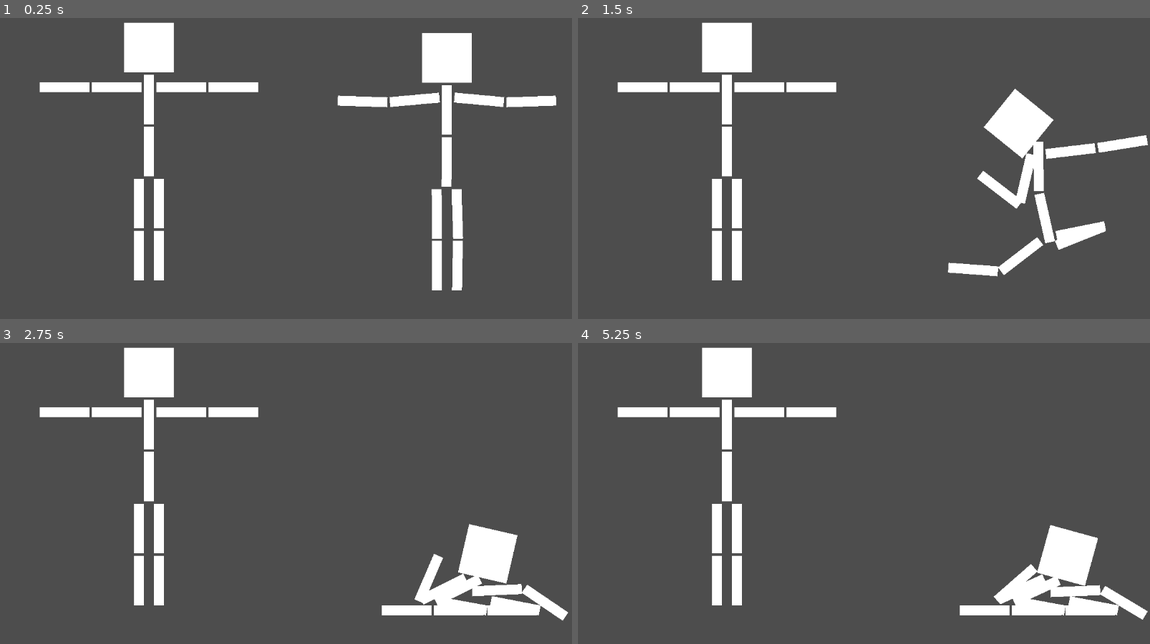
Above: before the commit, frames 1-4 (two rows, left to right).
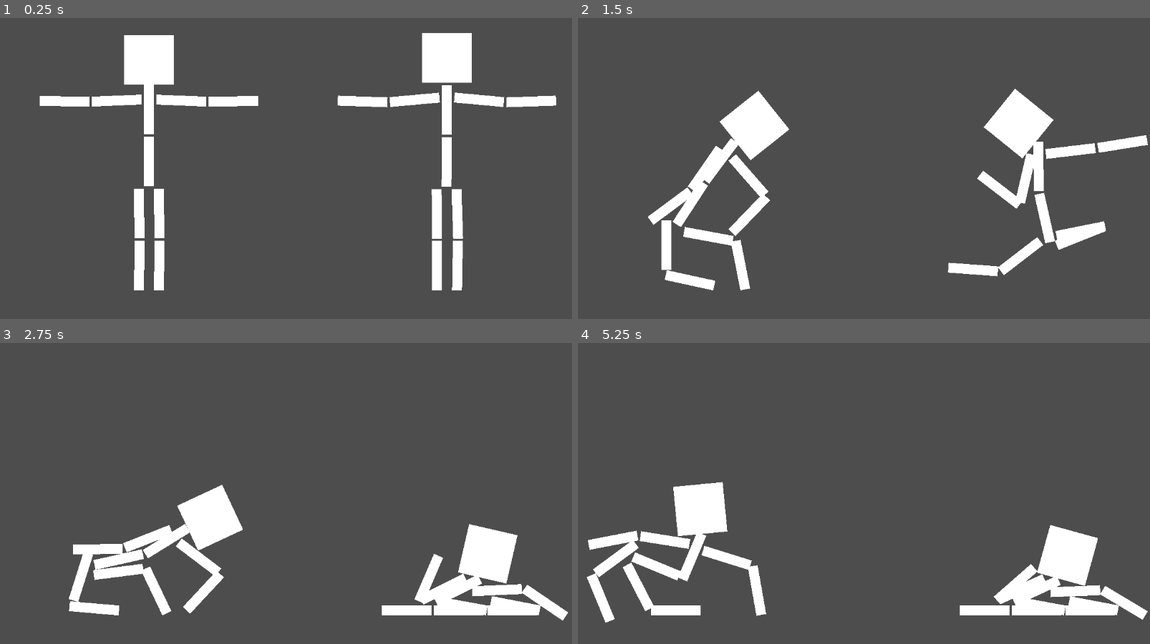
Above: after the commit, the same moments.

Repository: StrikeForceZero/godot-PhysicalBone2D-Workaround
Game: Godot game, scene res://main_scene.tscn
Two runs of this game, one before a commit and one after it. Both use one fixed random seed, a clock stepped at 60 frames per second and the inputs below.
Inputs:
- Up to frame 1 (0.25 s): no input
- Up to frame 2 (1.5 s): no input
- Up to frame 3 (2.75 s): no input
- Up to frame 4 (5.25 s): no input

The runs differ from the first frame. In frame 1, 3.4% of the frame differs, in the area x 6-46%, y 1-91%; in frame 2, 7.8%; in frame 3, 8.0%; in frame 4, 8.2%, in the area x 1-46%, y 1-93%.

Commit message:
workaround example

Diff:
--- a/PhysicalBone2D.tscn
+++ b/PhysicalBone2D.tscn
@@ -1,28 +1,45 @@
-[gd_scene load_steps=3 format=3 uid="uid://gf6erk62auy1"]
+[gd_scene load_steps=8 format=3 uid="uid://gf6erk62auy1"]
 
 [sub_resource type="SkeletonModification2DPhysicalBones" id="SkeletonModification2DPhysicalBones_lxs2s"]
-physical_bone_chain_length = 1
+physical_bone_chain_length = 11
 fetch_bones = null
-joint_0_nodepath = NodePath("PhysicalBone2D")
+joint_0_nodepath = NodePath("PB_Hip")
+joint_1_nodepath = NodePath("PB_Hip/PB_Chest")
+joint_2_nodepath = NodePath("PB_Hip/PB_LeftTigh")
+joint_3_nodepath = NodePath("PB_Hip/PB_RightThigh")
+joint_4_nodepath = NodePath("PB_Hip/PB_Chest/PB_Head")
+joint_5_nodepath = NodePath("PB_Hip/PB_Chest/PB_LeftShoulder")
+joint_6_nodepath = NodePath("PB_Hip/PB_Chest/PB_RightShoulder")
+joint_7_nodepath = NodePath("PB_Hip/PB_LeftTigh/PB_LeftCalf")
+joint_8_nodepath = NodePath("PB_Hip/PB_RightThigh/PB_RightCalf")
+joint_9_nodepath = NodePath("PB_Hip/PB_Chest/PB_LeftShoulder/PB_LeftElbow")
+joint_10_nodepath = NodePath("PB_Hip/PB_Chest/PB_RightShoulder/PB_RightElbow")
 
 [sub_resource type="SkeletonModificationStack2D" id="SkeletonModificationStack2D_vfcc6"]
-enabled = true
 modification_count = 1
 modifications/0 = SubResource("SkeletonModification2DPhysicalBones_lxs2s")
 
+[sub_resource type="RectangleShape2D" id="RectangleShape2D_bbv5t"]
+size = Vector2(20, 104)
+
+[sub_resource type="RectangleShape2D" id="RectangleShape2D_smb7r"]
+size = Vector2(20, 102)
+
+[sub_resource type="RectangleShape2D" id="RectangleShape2D_uswvf"]
+size = Vector2(100, 100)
+
+[sub_resource type="RectangleShape2D" id="RectangleShape2D_6tsgy"]
+size = Vector2(100, 20)
+
+[sub_resource type="RectangleShape2D" id="RectangleShape2D_gg465"]
+size = Vector2(20, 100)
+
 [node name="Skeleton2D" type="Skeleton2D"]
 modification_stack = SubResource("SkeletonModificationStack2D_vfcc6")
-
-[node name="PhysicalBone2D" type="PhysicalBone2D" parent="."]
-position = Vector2(0, 260)
-bone2d_nodepath = NodePath("../Hip")
-bone2d_index = 0
-simulate_physics = true
 
 [node name="Hip" type="Bone2D" parent="."]
 position = Vector2(0, 260)
 rest = Transform2D(1, 0, 0, 1, 0, 260)
-metadata/_local_pose_override_enabled_ = true
 
 [node name="HipPolygon" type="Polygon2D" parent="Hip"]
 position = Vector2(0, -50)
@@ -124,3 +141,162 @@
 [node name="RightCalfPolygon" type="Polygon2D" parent="Hip/RightThigh/RightCalf"]
 position = Vector2(0, 50)
 polygon = PackedVector2Array(-10, -50, 10, -50, 10, 50, -10, 50)
+
+[node name="PB_Hip" type="PhysicalBone2D" parent="."]
+position = Vector2(0, 260)
+bone2d_nodepath = NodePath(".")
+bone2d_index = 0
+simulate_physics = true
+
+[node name="CollisionShape2D" type="CollisionShape2D" parent="PB_Hip"]
+position = Vector2(0, -48)
+shape = SubResource("RectangleShape2D_bbv5t")
+
+[node name="PB_Chest" type="PhysicalBone2D" parent="PB_Hip"]
+position = Vector2(0, -105)
+bone2d_nodepath = NodePath("../../Hip/Chest")
+bone2d_index = 1
+simulate_physics = true
+
+[node name="CollisionShape2D" type="CollisionShape2D" parent="PB_Hip/PB_Chest"]
+position = Vector2(0, -49)
+shape = SubResource("RectangleShape2D_smb7r")
+
+[node name="PinJoint2D" type="PinJoint2D" parent="PB_Hip/PB_Chest"]
+node_a = NodePath("../..")
+node_b = NodePath("..")
+disable_collision = false
+
+[node name="PB_Head" type="PhysicalBone2D" parent="PB_Hip/PB_Chest"]
+position = Vector2(0, -100)
+bone2d_nodepath = NodePath("../../../Hip/Chest/Head")
+bone2d_index = 2
+simulate_physics = true
+
+[node name="CollisionShape2D" type="CollisionShape2D" parent="PB_Hip/PB_Chest/PB_Head"]
+position = Vector2(0, -55)
+shape = SubResource("RectangleShape2D_uswvf")
+
+[node name="PinJoint2D" type="PinJoint2D" parent="PB_Hip/PB_Chest/PB_Head"]
+node_a = NodePath("../..")
+node_b = NodePath("..")
+disable_collision = false
+
+[node name="PB_LeftShoulder" type="PhysicalBone2D" parent="PB_Hip/PB_Chest"]
+position = Vector2(-15, -70)
+bone2d_nodepath = NodePath("../../../Hip/Chest/LeftShoulder")
+bone2d_index = 3
+simulate_physics = true
+
+[node name="CollisionShape2D" type="CollisionShape2D" parent="PB_Hip/PB_Chest/PB_LeftShoulder"]
+position = Vector2(-50, -5)
+shape = SubResource("RectangleShape2D_6tsgy")
+
+[node name="PinJoint2D" type="PinJoint2D" parent="PB_Hip/PB_Chest/PB_LeftShoulder"]
+node_a = NodePath("../..")
+node_b = NodePath("..")
+disable_collision = false
+
+[node name="PB_LeftElbow" type="PhysicalBone2D" parent="PB_Hip/PB_Chest/PB_LeftShoulder"]
+position = Vector2(-105, 0)
+bone2d_nodepath = NodePath("../../../../Hip/Chest/LeftShoulder/LeftElbow")
+bone2d_index = 4
+simulate_physics = true
+
+[node name="CollisionShape2D" type="CollisionShape2D" parent="PB_Hip/PB_Chest/PB_LeftShoulder/PB_LeftElbow"]
+position = Vector2(-50, -5)
+shape = SubResource("RectangleShape2D_6tsgy")
+
+[node name="PinJoint2D" type="PinJoint2D" parent="PB_Hip/PB_Chest/PB_LeftShoulder/PB_LeftElbow"]
+node_a = NodePath("../..")
+node_b = NodePath("..")
+disable_collision = false
+
+[node name="PB_RightShoulder" type="PhysicalBone2D" parent="PB_Hip/PB_Chest"]
+position = Vector2(15, -70)
+bone2d_nodepath = NodePath("../../../Hip/Chest/RightShoulder")
+bone2d_index = 5
+simulate_physics = true
+
+[node name="CollisionShape2D" type="CollisionShape2D" parent="PB_Hip/PB_Chest/PB_RightShoulder"]
+position = Vector2(50, -5)
+shape = SubResource("RectangleShape2D_6tsgy")
+
+[node name="PinJoint2D" type="PinJoint2D" parent="PB_Hip/PB_Chest/PB_RightShoulder"]
+node_a = NodePath("../..")
+node_b = NodePath("..")
+disable_collision = false
+
+[node name="PB_RightElbow" type="PhysicalBone2D" parent="PB_Hip/PB_Chest/PB_RightShoulder"]
+position = Vector2(105, 0)
+bone2d_nodepath = NodePath("../../../../Hip/Chest/RightShoulder/RightElbow")
+bone2d_index = 6
+simulate_physics = true
+
+[node name="CollisionShape2D" type="CollisionShape2D" parent="PB_Hip/PB_Chest/PB_RightShoulder/PB_RightElbow"]
+position = Vector2(50, -5)
+shape = SubResource("RectangleShape2D_6tsgy")
+
+[node name="PinJoint2D" type="PinJoint2D" parent="PB_Hip/PB_Chest/PB_RightShoulder/PB_RightElbow"]
+node_a = NodePath("../..")
+node_b = NodePath("..")
+disable_collision = false
+
+[node name="PB_LeftTigh" type="PhysicalBone2D" parent="PB_Hip"]
+position = Vector2(-20, 5)
+bone2d_nodepath = NodePath("../../Hip/LeftThigh")
+bone2d_index = 7
+simulate_physics = true
+
+[node name="CollisionShape2D" type="CollisionShape2D" parent="PB_Hip/PB_LeftTigh"]
+position = Vector2(0, 50)
+shape = SubResource("RectangleShape2D_gg465")
+
+[node name="PinJoint2D" type="PinJoint2D" parent="PB_Hip/PB_LeftTigh"]
+node_a = NodePath("../..")
+node_b = NodePath("..")
+disable_collision = false
+
+[node name="PB_LeftCalf" type="PhysicalBone2D" parent="PB_Hip/PB_LeftTigh"]
+position = Vector2(0, 105)
+bone2d_nodepath = NodePath("../../../Hip/LeftThigh/LeftCalf")
+bone2d_index = 8
+simulate_physics = true
+
+[node name="CollisionShape2D" type="CollisionShape2D" parent="PB_Hip/PB_LeftTigh/PB_LeftCalf"]
+position = Vector2(0, 50)
+shape = SubResource("RectangleShape2D_gg465")
+
+[node name="PinJoint2D" type="PinJoint2D" parent="PB_Hip/PB_LeftTigh/PB_LeftCalf"]
+node_a = NodePath("../..")
+node_b = NodePath("..")
+disable_collision = false
+
+[node name="PB_RightThigh" type="PhysicalBone2D" parent="PB_Hip"]
+position = Vector2(20, 5)
+bone2d_nodepath = NodePath("../../Hip/RightThigh")
+bone2d_index = 9
+simulate_physics = true
+
+[node name="CollisionShape2D" type="CollisionShape2D" parent="PB_Hip/PB_RightThigh"]
+position = Vector2(0, 50)
+shape = SubResource("RectangleShape2D_gg465")
+
+[node name="PinJoint2D" type="PinJoint2D" parent="PB_Hip/PB_RightThigh"]
+node_a = NodePath("../..")
+node_b = NodePath("..")
+disable_collision = false
+
+[node name="PB_RightCalf" type="PhysicalBone2D" parent="PB_Hip/PB_RightThigh"]
+position = Vector2(0, 105)
+bone2d_nodepath = NodePath("../../../Hip/RightThigh/RightCalf")
+bone2d_index = 10
+simulate_physics = true
+
+[node name="CollisionShape2D2" type="CollisionShape2D" parent="PB_Hip/PB_RightThigh/PB_RightCalf"]
+position = Vector2(0, 50)
+shape = SubResource("RectangleShape2D_gg465")
+
+[node name="PinJoint2D" type="PinJoint2D" parent="PB_Hip/PB_RightThigh/PB_RightCalf"]
+node_a = NodePath("../..")
+node_b = NodePath("..")
--- a/main_scene.gd
+++ b/main_scene.gd
@@ -1,13 +1,40 @@
 extends Node2D
 
 func _ready()->void:
-	$"Skeleton2D/PhysicalBone2D".simulate_physics = true
-
-	var modification_stack = $"Skeleton2D".get_modification_stack()
+	var modification_stack: SkeletonModificationStack2D = $"Skeleton2D".get_modification_stack()
+	# Better to enable it at runtime as it makes it harder to interact with in the editor when on
 	modification_stack.enabled = true
 
 	var modification_physical_bones = modification_stack.get_modification(0)
 	modification_physical_bones.enabled = true
 
+	fix_skeleton($Skeleton2D)
+
 	modification_physical_bones.fetch_physical_bones()
+	# this will enable simulate_physics on all bones
 	modification_physical_bones.start_simulation()
+
+	# if you call stop_simulation() then start_simulation() again it will break until you freeze and unfreeze each bone
+	modification_physical_bones.stop_simulation()
+	modification_physical_bones.start_simulation()
+	fix_skeleton($Skeleton2D)
+
+func fix_skeleton(target: Skeleton2D):
+	for child in target.get_children():
+		if child is PhysicalBone2D:
+			call_child_recursive(child, update_bone)
+
+func call_child_recursive(node: Node2D, f: Callable):
+	f.call(node)
+	for child in node.get_children():
+		call_child_recursive(child, f)
+
+func update_bone(bone: Node2D):
+	if bone is PhysicalBone2D:
+		if !bone.simulate_physics:
+			# there might be yet another bug regarding the resulting position of bone and its children after enabling simulate_physics
+			# recommended to check it in the editor and ensure the position is correct
+			print("warning: " + bone.name + " simulate_physics is not checked!")
+		# this will undo the cpp constructor
+		bone.freeze = true
+		bone.freeze = false
